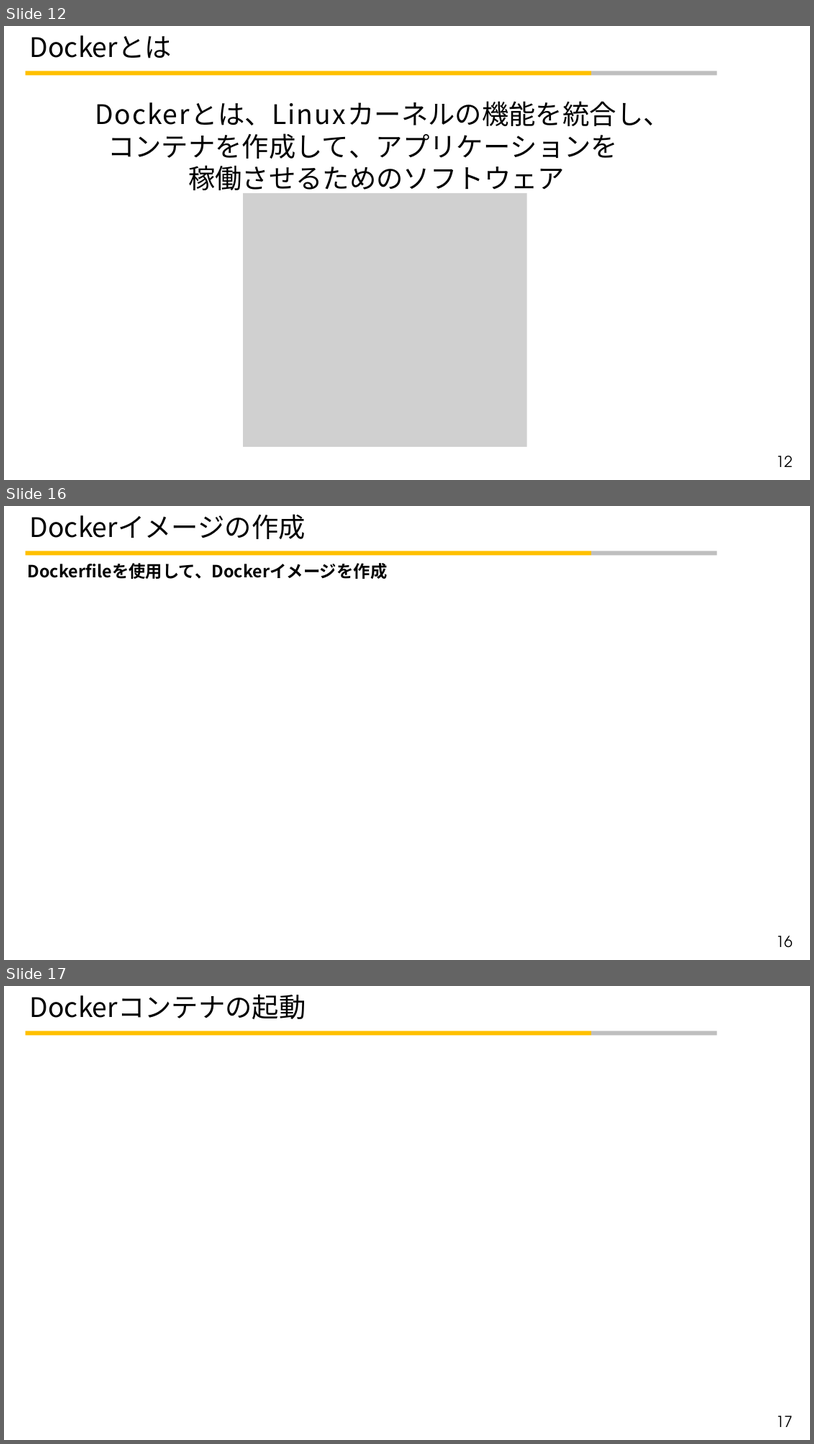
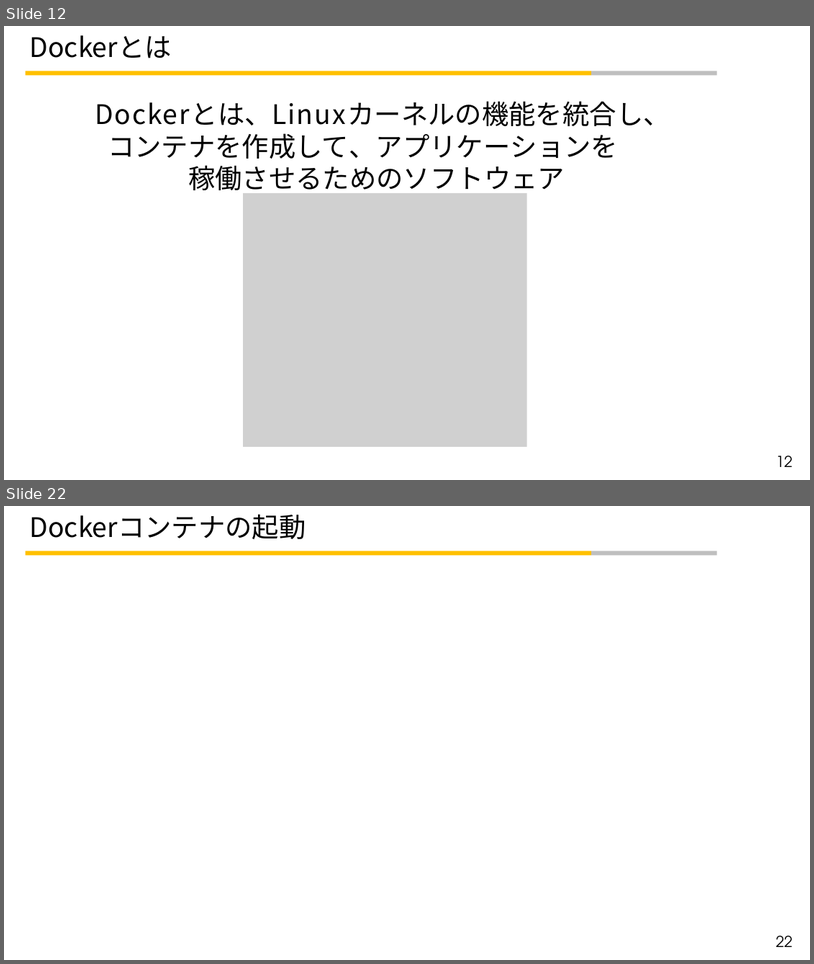
Before and after one commit to t-kotsubo/Study_Programing, a slide deck: Docker学習資料_小壷_20200501.pptx. Shown one above the other, each under a label of ours: slides 12, 16 and 17 before the commit, slides 12 and 22 after it; the slides between them are not shown. The pictures are 814x1444 and 814x964 pixels, drawn with LibreOffice and Linux fonts; fonts in the diff are those of the drawing; grey boxes stand for pictures; background and template pictures are left out. Boxes give left, top, right and bottom in pixels: in the first picture for what was removed or moved away, otherwise in the second. Text is boxed around its words. In the diff, an @@ line names an element or a change of style, - is before the commit and + after.

```diff
--- a/Docker学習資料_小壷_20200501.pptx
+++ b/Docker学習資料_小壷_20200501.pptx
@@ slide 16 removed at bbox=[4, 506, 810, 960], background #FFFFFF; not listed: 2 template elements that a slide beside it also shows @@
@@ title removed at bbox=[30, 514, 306, 539] @@
-Dockerイメージの作成
@@ text removed at bbox=[27, 563, 387, 579] @@
-Dockerfileを使用して、Dockerイメージを作成
@@ page number removed at bbox=[777, 935, 793, 947] @@
-16
@@ what was slide 17 is now slide 22 @@
@@ page number at bbox=[777, 935, 793, 947]: text changed @@
-17
+22
```
Also in this commit, not shown: 5 slides changed, 7 slides added, 1 other slide removed.
